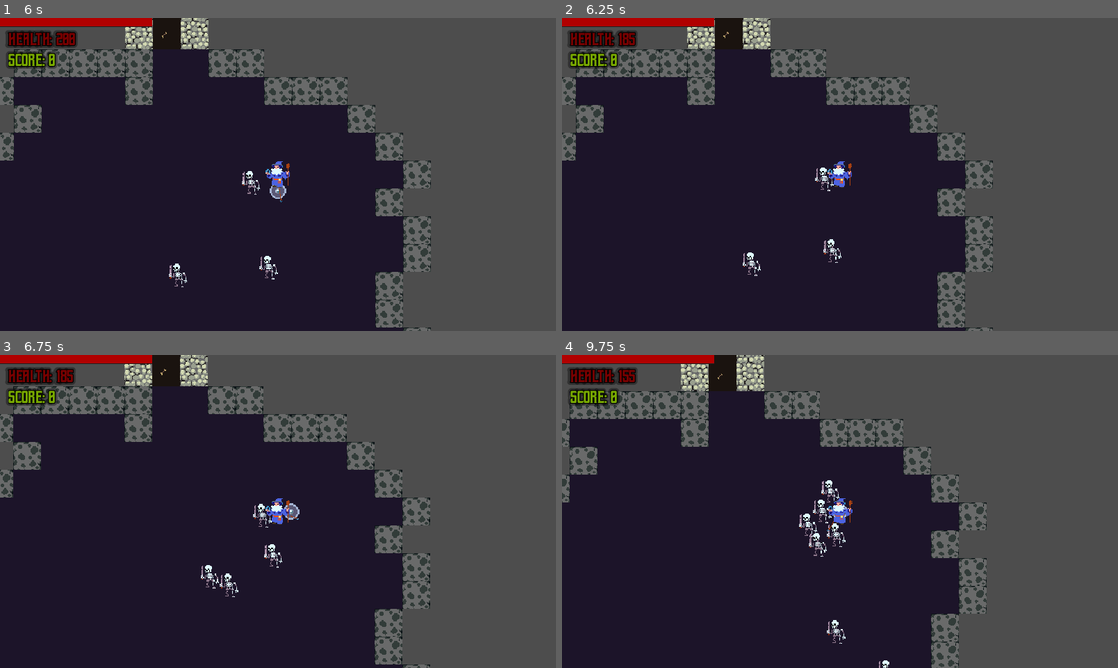
Above: before the commit, frames 1-4 (two rows, left to right).
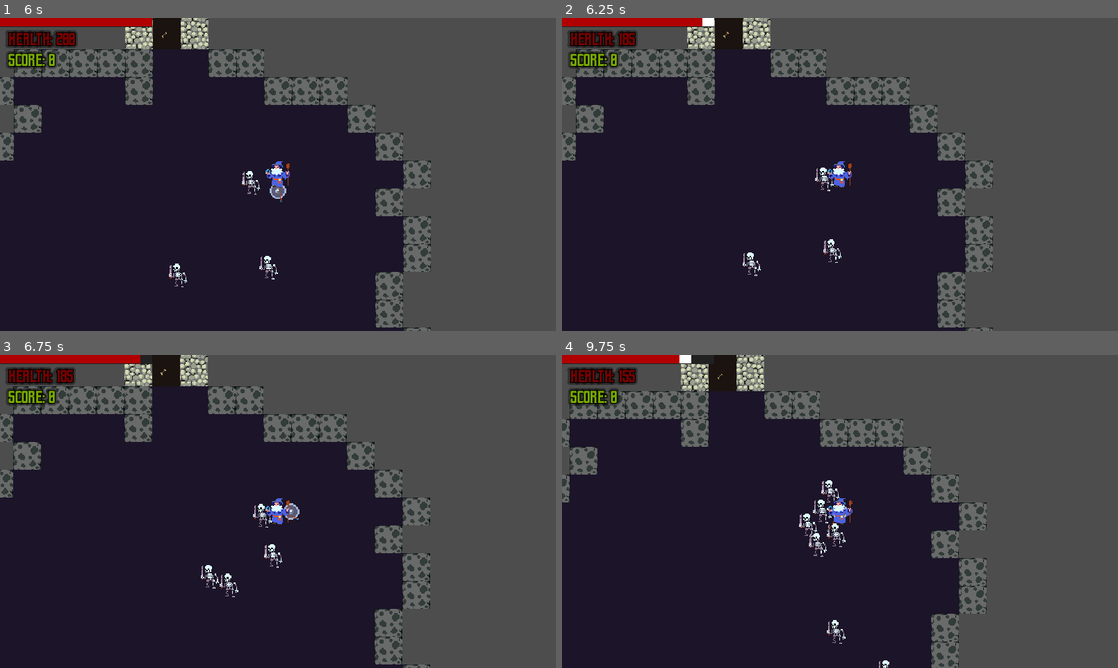
Above: after the commit, the same moments.

Repository: WizardsNStuff/Zealot-of-Wanderlust
Game: Godot game, scene res://Scenes/wizard_game.tscn
Same seed, same stepped clock (60 frames per second), same inputs: the game is played once before the commit and once after it.
Inputs:
- Up to frame 1 (6 s): click "Start game" at 0.5 s; tap Enter at 1.25 s; hold Right (attack_right) 1.28-2.03 s; hold Down (attack_down) 2.03-2.78 s; hold Right (attack_right) 2.78-3.53 s; hold Up (attack_up) 3.53-4.28 s; hold Left (attack_left) 4.28-5.78 s; hold Down (attack_down) from 5.78 s (still down)
- Up to frame 2 (6.25 s): keep holding Down (attack_down)
- Up to frame 3 (6.75 s): release Down (attack_down) at 6.53 s; hold Right (attack_right) from 6.53 s (still down)
- Up to frame 4 (9.75 s): release Right (attack_right) at 7.28 s; hold Up (attack_up) 7.28-8.03 s; hold Right (attack_right) 8.03-8.78 s; hold Down (attack_down) 8.78-9.53 s; hold Left (attack_left) from 9.53 s (still down)

Frame 1 is identical in both runs. In frame 2, less than 0.1% of the frame differs, in the area x 25-28%, y 0-3%; in frame 3, less than 0.1%; in frame 4, 0.2%, in the area x 21-28%, y 0-3%.

Commit message:
HealthBar max value updated

Diff:
--- a/zealot-of-wanderlust/Scenes/healthbar.tscn
+++ b/zealot-of-wanderlust/Scenes/healthbar.tscn
@@ -25,6 +25,7 @@
 offset_bottom = 20.0
 theme_override_styles/background = SubResource("StyleBoxEmpty_a216e")
 theme_override_styles/fill = SubResource("StyleBoxFlat_jyitg")
+max_value = 200.0
 value = 60.0
 show_percentage = false
 script = ExtResource("1_tp7b3")
--- a/zealot-of-wanderlust/Scenes/view.tscn
+++ b/zealot-of-wanderlust/Scenes/view.tscn
@@ -309,6 +309,7 @@
 
 [node name="HealthBar" parent="." instance=ExtResource("4_25atk")]
 visible = false
+z_index = 0
 
 [node name="PlayerHealth" type="Label" parent="."]
 visible = false
--- a/zealot-of-wanderlust/Scripts/controller.gd
+++ b/zealot-of-wanderlust/Scripts/controller.gd
@@ -967,11 +967,12 @@
 
 func player_take_damage(damage_amount : float) -> void:
 	player.health -= damage_amount
-	$View/HealthBar.health = player.health
+
 	if player.health <= 0:
 		player.health = 0
 		view.health_label.text = "Health: " + str(player.health)
 		game_over()
+	$View/HealthBar.health = player.health
 	view.health_label.text = "Health: " + str(player.health)
 
 func game_over() -> void:
